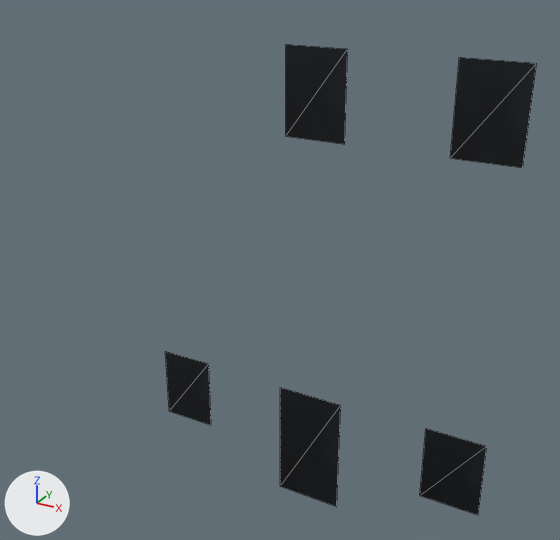
The OBJ model resources/blender/zombie_street/Street_BlockL3_Glass.obj: old version first, new version second.
Both versions are drawn from a 50 mm lens placed at (6.89, -10.91, 9.93), pointed at (0.53, 0.64, 4.16). Arrows for +X, +Y and +Z are at lower left; the lights stay in place. The picture after the commit comes second. Mesh edges are drawn as thin lines. Where no turn or scale is listed for an object, it has been applied to the vertices.

Names of what the first picture shows: 'Street_BlockL3_Glass'.
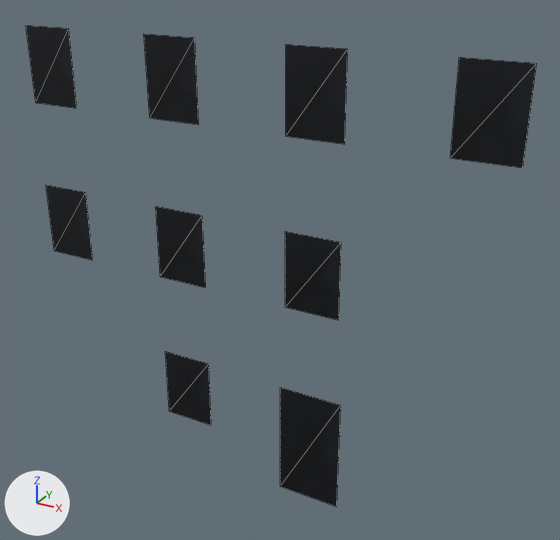
The edits, one by one:
me_street_blockl3_glass is used by ob_street_blockl3_glass; location (0.0, 0.0, 0.0).
me_street_blockl3_glass had 20 vertices, 10 faces and spanned x -1.93..4.74, y 0.22..0.23, z -0.43..8.27.
me_street_blockl3_glass now has 36 vertices, 18 faces and spans x -4.74..4.74, y 0.22..0.23, z -0.43..8.27.
me_street_blockl3_glass part 1: the loose piece of 4 vertices spanning x 3.66..4.74, y 0.23, z 0.5..1.97 is moved by (-8.4, 0.0, 3.15).
me_street_blockl3_glass part 2: the loose piece of 4 vertices spanning x 0.87..1.93, y 0.23, z 6.8..8.27 is copied, and the copy is moved by (-5.6, 0.0, 0.0); it spans x -4.74..-3.66, y 0.23, z 6.8..8.27.
me_street_blockl3_glass part 3: the loose piece of 4 vertices spanning x -1.93..-0.87, y 0.23, z 0.5..1.97 is copied, and the copy is moved by (0.0, 0.0, 3.15); it spans x -1.93..-0.87, y 0.23, z 3.65..5.12.
me_street_blockl3_glass part 4: the loose piece of 4 vertices spanning x 0.87..1.93, y 0.23, z 6.8..8.27 is copied, and the copy is moved by (-2.8, 0.0, 0.0); it spans x -1.93..-0.87, y 0.23, z 6.8..8.27.
me_street_blockl3_glass part 5: the loose piece of 4 vertices spanning x 0.87..1.93, y 0.23, z 6.8..8.27 is copied, and the copy is moved by (0.0, 0.0, -3.15); it spans x 0.87..1.93, y 0.23, z 3.65..5.12.

Boxes (x1, y1, x2, y2) around the edits, measured in the pictures (560 x 540 px; the box of a moved part takes in the faces that stretch with it):
'Street_BlockL3_Glass', reshaped (37% wider): before (165, 45, 536, 515); after (26, 25, 536, 507)
part 1 of me_street_blockl3_glass, moved or reshaped: before (420, 428, 487, 515); after (46, 185, 93, 260)
part 2 of me_street_blockl3_glass, added: after (26, 25, 77, 108)
part 3 of me_street_blockl3_glass, added: after (156, 206, 206, 288)
part 4 of me_street_blockl3_glass, added: after (144, 34, 199, 125)
part 5 of me_street_blockl3_glass, added: after (285, 231, 341, 320)
